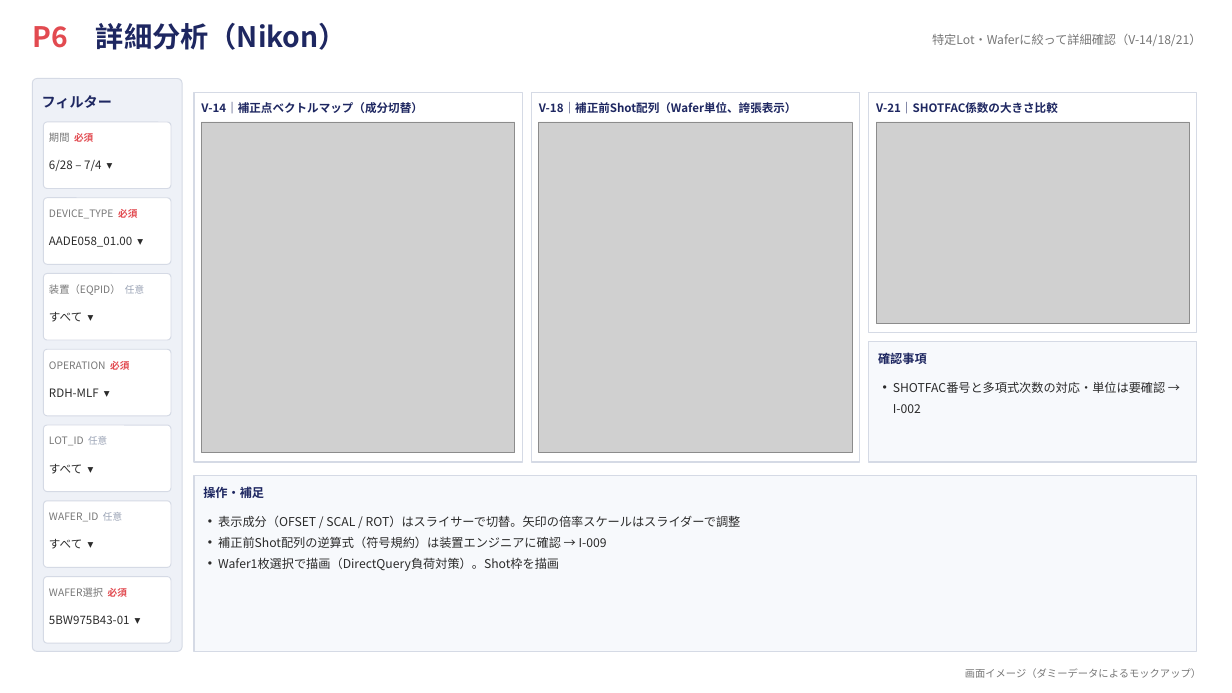
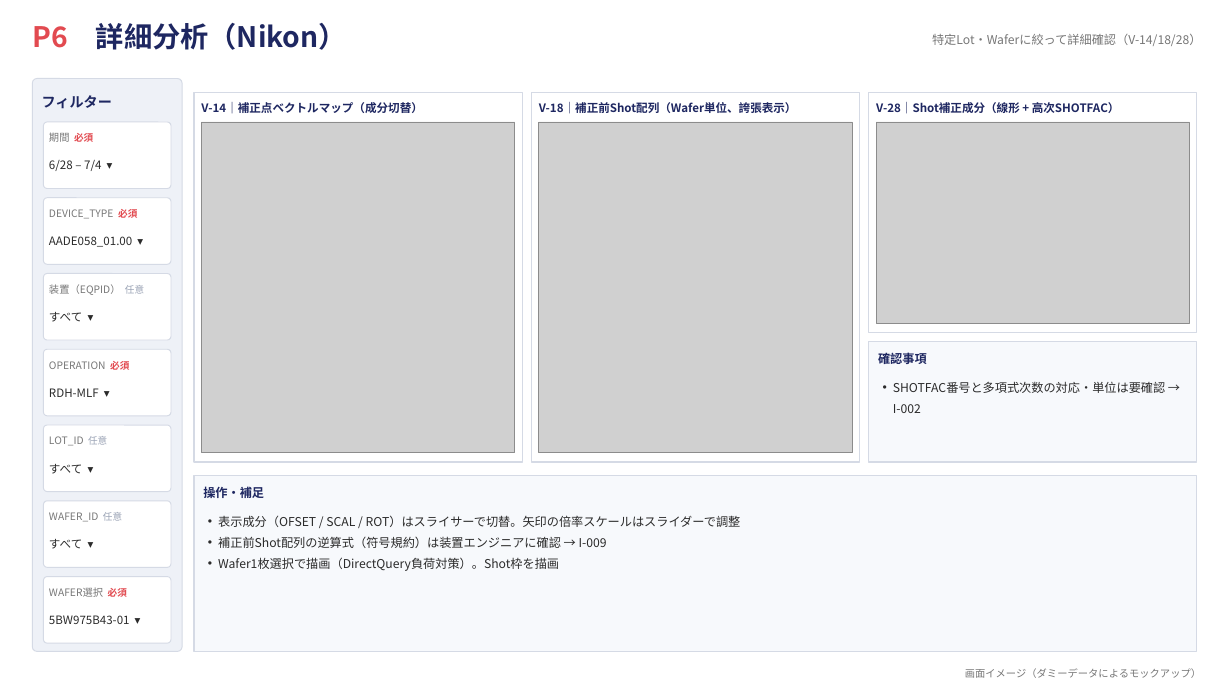
Before and after one commit to rsakamoto-0824/PowerBI_LithoBooster_DashBoard, a slide deck: slide 7 of dashboard_mockup.pptx. Drawn at 1232x693 pixels with LibreOffice and Linux fonts; fonts in the diff are those of the drawing; grey boxes stand for pictures. Boxes give left, top, right and bottom in pixels: in the first picture for what was removed or moved away, otherwise in the second. Text is boxed around its words. In the diff, an @@ line names an element or a change of style, - is before the commit and + after.

```diff
--- a/dashboard_mockup.pptx
+++ b/dashboard_mockup.pptx
@@ text at (932, 34, 1201, 46): text changed @@
-特定Lot・Waferに絞って詳細確認（V-14/18/21）
+特定Lot・Waferに絞って詳細確認（V-14/18/28）
@@ text at (876, 102, 1119, 114): text changed @@
-V-21｜SHOTFAC係数の大きさ比較
+V-28｜Shot補正成分（線形 + 高次SHOTFAC）
```
Also in this commit, not shown: 3 other slides changed, 1 other file.
